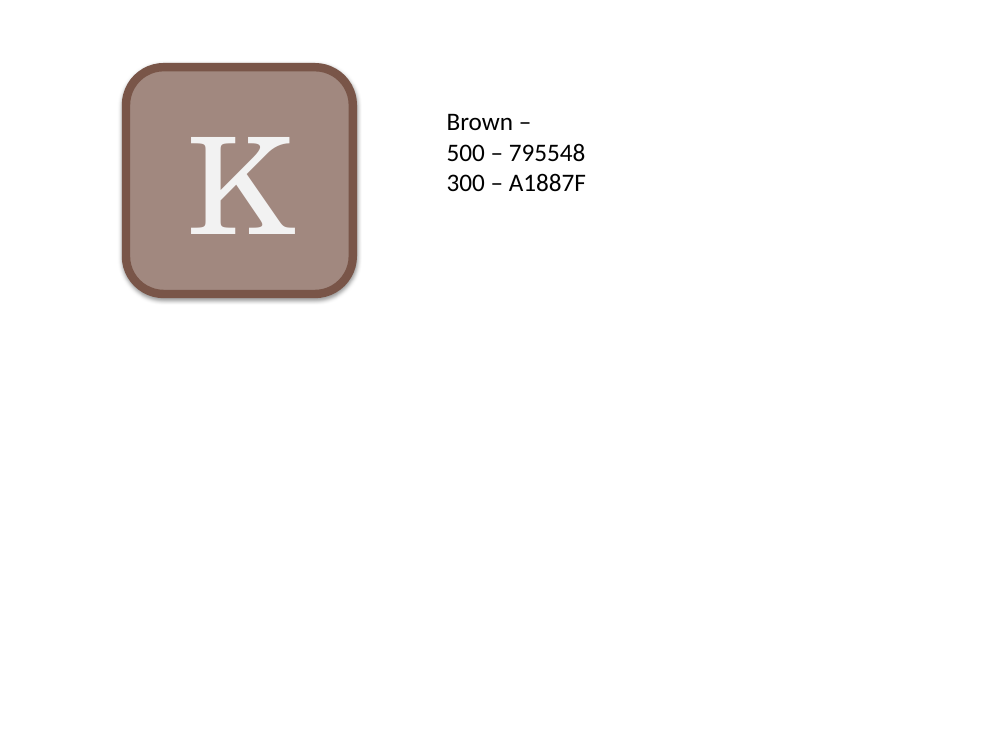
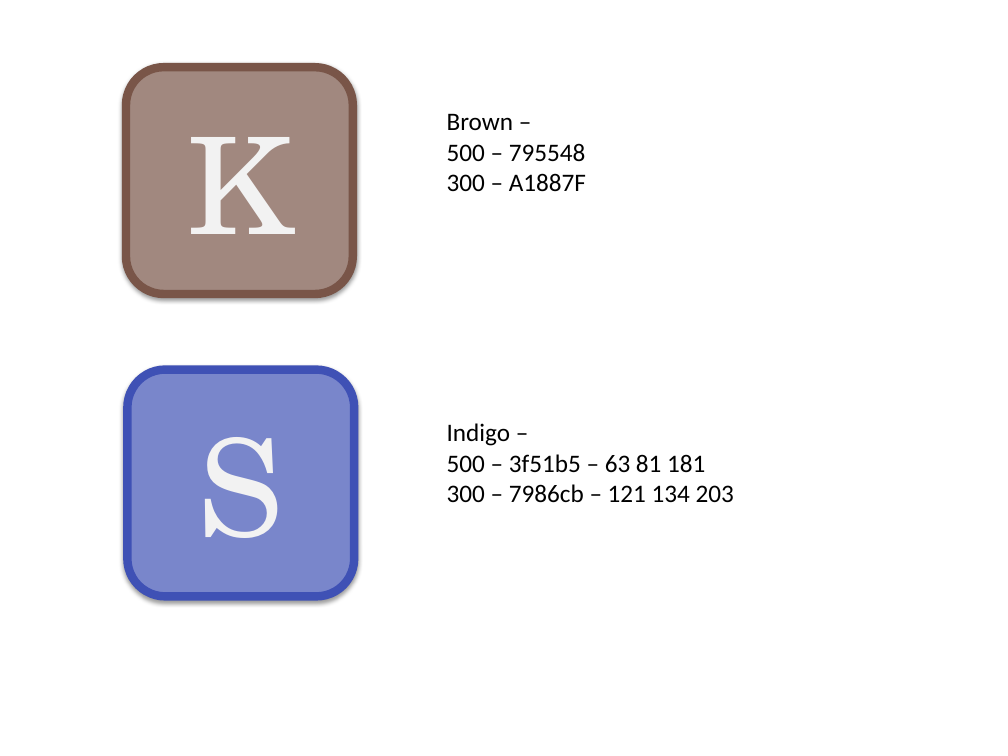
Before and after one commit to lemuelinchrist/hymnsforandroid, a slide deck: slide 3 of HymnIcons.pptx. Drawn at 1008x756 pixels with LibreOffice and Linux fonts; fonts in the diff are those of the drawing. Boxes give left, top, right and bottom in pixels: in the first picture for what was removed or moved away, otherwise in the second. Text is boxed around its words. In the diff, an @@ line names an element or a change of style, - is before the commit and + after.

```diff
--- a/HymnIcons.pptx
+++ b/HymnIcons.pptx
@@ rounded rectangle added at [127,370,354,597], fill #7986CB, outline #3F51B5 6 pt, 96 pt, text #F2F2F2 @@
+S
@@ text added at [447,423,734,503], 18 pt, text #000000 @@
+Indigo –
+500 – 3f51b5 – 63 81 181
+300 – 7986cb – 121 134 203
```
Also in this commit, not shown: 1 other file.
